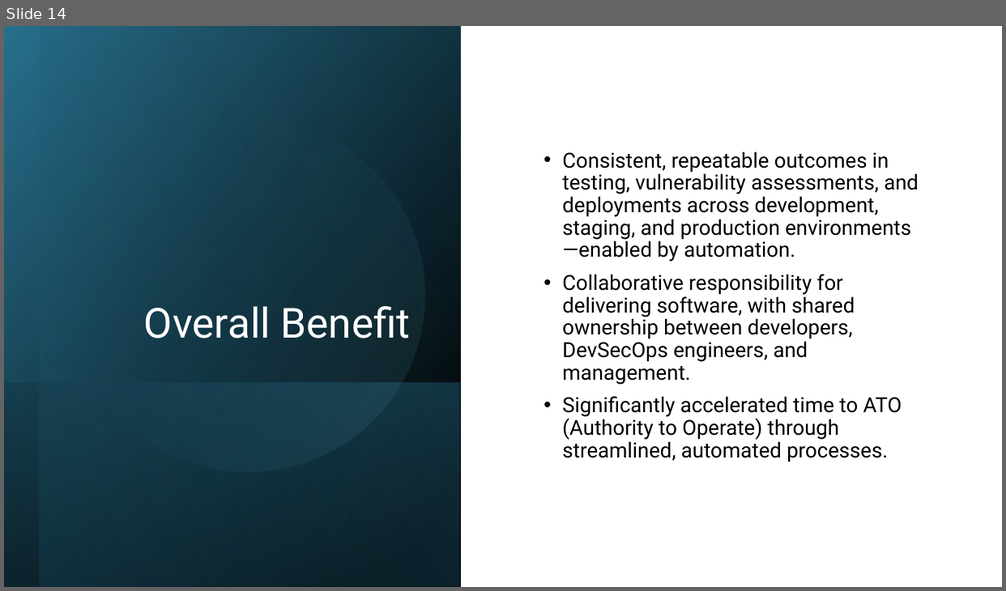
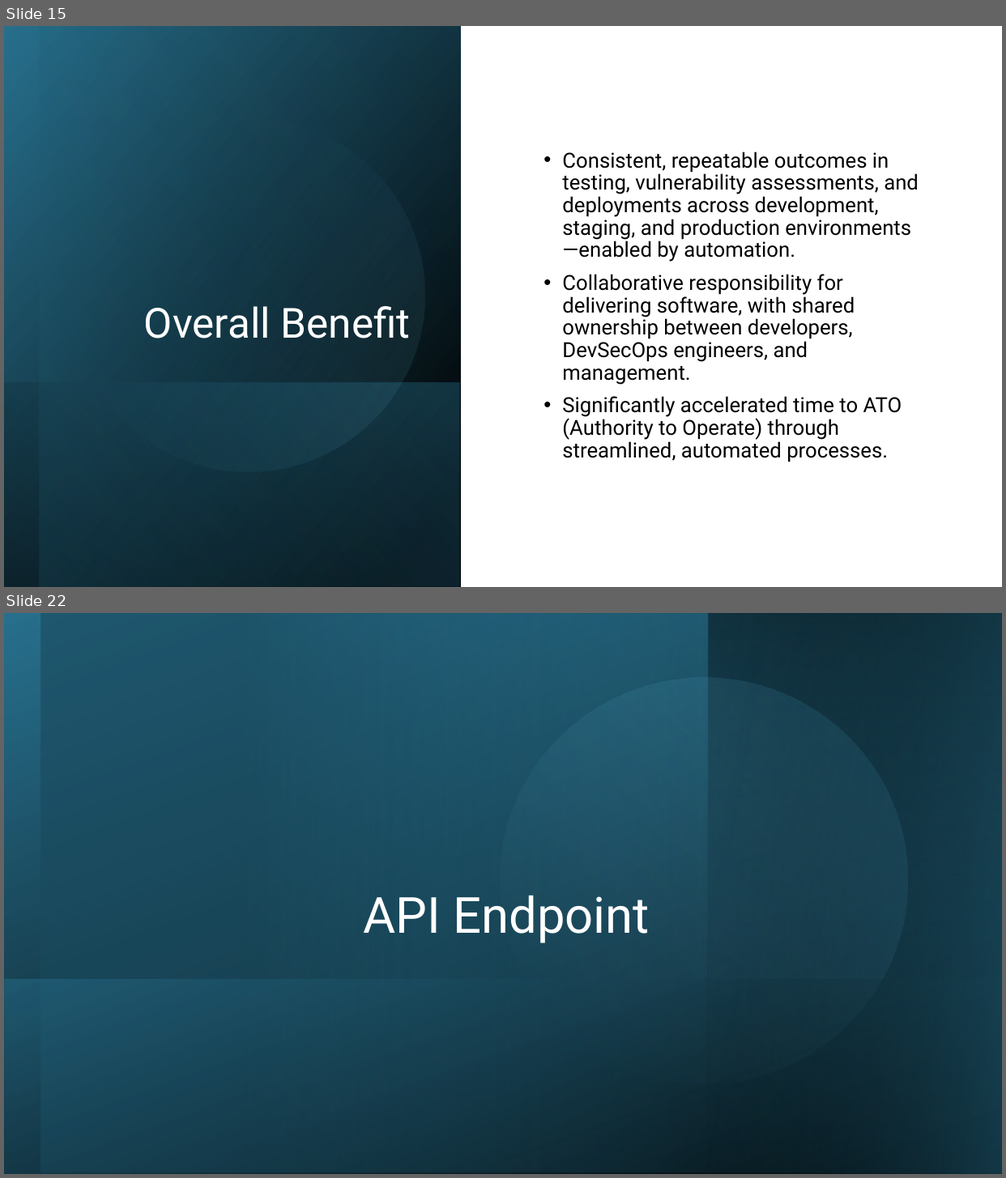
Before and after one commit to seanherbert105/DevSecOps-Course, a slide deck: presentation/DevSecOps Course.pptx. Shown one above the other, each under a label of ours: slide 14 before the commit, slides 15 and 22 after it; the slides between them are not shown. The pictures are 1006x591 and 1006x1178 pixels, drawn with LibreOffice and Linux fonts; fonts in the diff are those of the drawing. Boxes give left, top, right and bottom in pixels: in the first picture for what was removed or moved away, otherwise in the second. Text is boxed around its words. In the diff, an @@ line names an element or a change of style, - is before the commit and + after.

```diff
--- a/presentation/DevSecOps Course.pptx
+++ b/presentation/DevSecOps Course.pptx
@@ slide 22 added at (x1=4, y1=613, x2=1002, y2=1174), background #FFFFFF @@
@@ rectangle added at (x1=4, y1=613, x2=1002, y2=1174), fill gradient #000000 to #276F8B @@
@@ rectangle added at (x1=41, y1=613, x2=1002, y2=1173), fill gradient #1A4A5D to #3494BA @@
@@ ellipse added at (x1=453, y1=631, x2=955, y2=1131), fill gradient #3494BA to #7FC1DB @@
@@ rectangle added at (x1=708, y1=613, x2=1002, y2=1174), fill gradient #276F8B to #000000 @@
@@ rectangle added at (x1=709, y1=613, x2=1002, y2=1174), fill gradient #276F8B to #000000 @@
@@ title added at (x1=364, y1=895, x2=650, y2=943), 48 pt, text #FFFFFF @@
+API Endpoint
@@ rectangle added at (x1=5, y1=980, x2=1002, y2=1174), fill gradient #276F8B to #000000 @@
@@ what was slide 14 is now slide 15 @@
```
Also in this commit, not shown: 1 slide changed, 7 other slides added.
